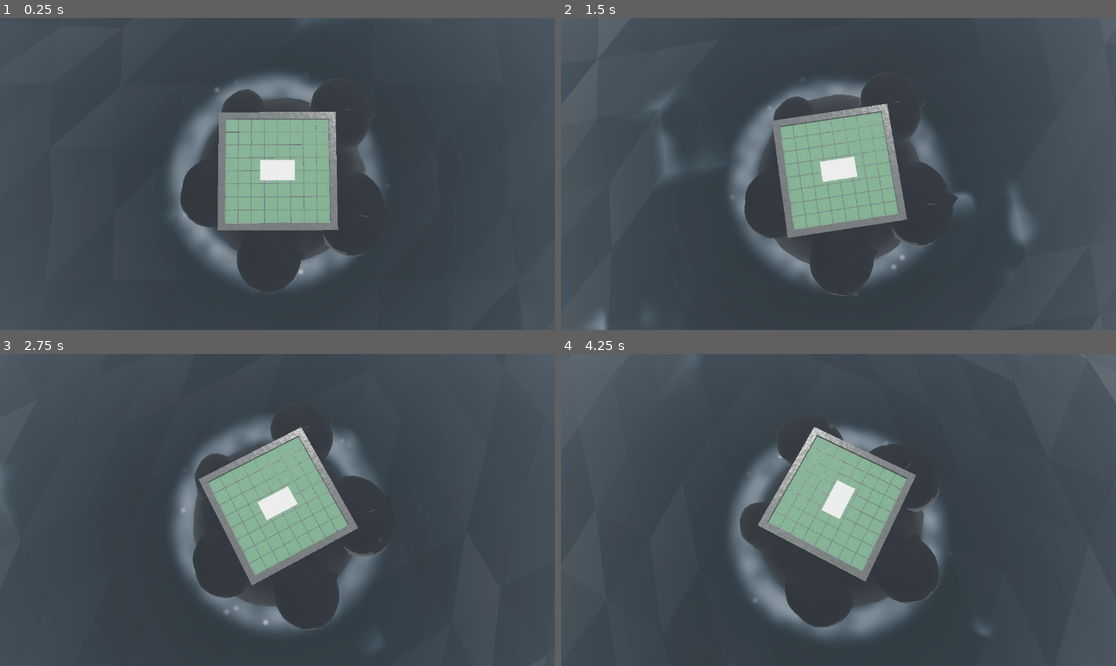
Above: before the commit, frames 1-4 (two rows, left to right).
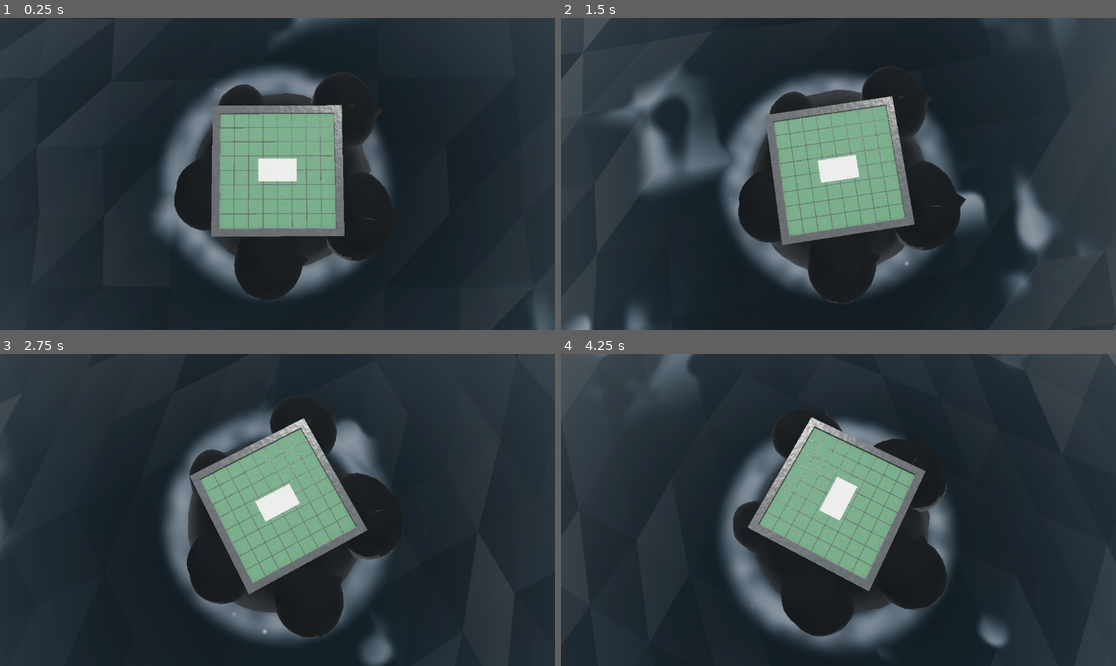
Above: after the commit, the same moments.

Repository: jop3/game-builder
Game: Godot game, scene res://othello.tscn
Same seed, same stepped clock (60 frames per second), same inputs: the game is played once before the commit and once after it.
Inputs:
- Up to frame 1 (0.25 s): no input
- Up to frame 2 (1.5 s): no input
- Up to frame 3 (2.75 s): no input
- Up to frame 4 (4.25 s): no input

The runs differ from the first frame. In frame 1, 82% of the frame differs, in the area x 0-100%, y 0-100%; in frame 2, 71%; in frame 3, 83%; in frame 4, 79%.

Commit message:
arena-referens-tuning: lågt subtilt skum (döljer ej pelaren), tunnare dis (hav+himmel behåller färg), moln ner mot horisonten, fler vitkammar, kameran indragen

Diff:
--- a/examples/othello/game/othello.gd
+++ b/examples/othello/game/othello.gd
@@ -64,9 +64,9 @@
 const SHOW_TRAYS := false  # ö-arenan: brädet ensamt på piedestalen (som referensen)
 const CAM_CENTER := Vector3(0.0, 0.34, 0.0)   # mellan brädet (~0.5) och vattnet
 const CAM_EL_TOP := 86.0   # ° elevation vid start (nästan rakt ovanför)
-const CAM_EL_END := 22.0   # ° elevation vid landning (låg → havet + horisont bakom)
-const CAM_D_TOP := 1.25    # kameraavstånd uppe
-const CAM_D_END := 1.30    # kameraavstånd nere (tillbakadragen så horisonten ryms)
+const CAM_EL_END := 25.0   # ° elevation vid landning (låg → havet + horisont bakom)
+const CAM_D_TOP := 1.15    # kameraavstånd uppe
+const CAM_D_END := 1.06    # kameraavstånd nere (brädet + piedestalen större i bild)
 const CAM_SPINS := 1.5     # antal varv runt bordet under nedstigningen
 
 # --- drama vid stora vändningskaskader ---
@@ -243,10 +243,12 @@
 
 # ett vitt skumstänk vid klippkanten som slungas upp/utåt (fejkad krossande våg)
 func _spawn_spray(seedv: int) -> void:
+	# lågt vitt skum vid klippans vattenlinje — små fläckar som poppar och tonas
+	# ut nära vattnet (ALDRIG upp längs pelaren), så piedestalen aldrig döljs
 	var a: float = _nrand(seedv * 7 + 3) * PI
-	var rr: float = ISLAND_R * (0.92 + 0.12 * absf(_nrand(seedv * 7 + 11)))
+	var rr: float = ISLAND_R * (0.94 + 0.12 * absf(_nrand(seedv * 7 + 11)))
 	var mi := MeshInstance3D.new()
-	var q := QuadMesh.new(); q.size = Vector2(0.06, 0.06)
+	var q := QuadMesh.new(); q.size = Vector2(0.045, 0.045)
 	mi.mesh = q
 	var m := StandardMaterial3D.new()
 	m.shading_mode = BaseMaterial3D.SHADING_MODE_UNSHADED
@@ -254,13 +256,13 @@
 	m.billboard_mode = BaseMaterial3D.BILLBOARD_ENABLED
 	m.albedo_texture = _puff_tex
 	mi.material_override = m
-	mi.position = Vector3(rr * sin(a), SEA_Y + 0.02, rr * cos(a))
+	mi.position = Vector3(rr * sin(a), SEA_Y + 0.01, rr * cos(a))
 	add_child(mi)
-	var up: float = 0.32 + 0.22 * absf(_nrand(seedv * 7 + 17))   # slungas uppåt
-	var out: float = 0.06 + 0.05 * absf(_nrand(seedv * 7 + 23))
+	var up: float = 0.06 + 0.06 * absf(_nrand(seedv * 7 + 17))    # bara ett litet lyft
+	var out: float = 0.05 + 0.05 * absf(_nrand(seedv * 7 + 23))
 	var vel := Vector3(sin(a) * out, up, cos(a) * out)
-	_puffs.append({"n": mi, "m": m, "t": 0.0, "dur": 0.5 + 0.25 * absf(_nrand(seedv * 7 + 5)),
-		"vel": vel, "col": Color(0.95, 0.97, 1.0), "a0": 0.85})
+	_puffs.append({"n": mi, "m": m, "t": 0.0, "dur": 0.32 + 0.16 * absf(_nrand(seedv * 7 + 5)),
+		"vel": vel, "col": Color(0.95, 0.97, 1.0), "a0": 0.8})
 
 # animera alla dramaeffekter för hand (deterministiskt, drivet av dt)
 func _update_fx(dt: float) -> void:
@@ -298,7 +300,7 @@
 		alive.append(pf)
 	_puffs = alive
 	# kontinuerligt skum/stänk där vågorna slår mot klippan (fejkat, dt-drivet)
-	if _frame % 2 == 0:
+	if _frame % 4 == 0:
 		_spawn_spray(_frame)
 	# blixt: en snabb dubbelblink-envelope som lyser upp scen + himmel
 	if _bolt_t < _bolt_dur:
@@ -601,8 +603,8 @@
 	e.tonemap_mode = Environment.TONE_MAPPER_AGX
 	e.tonemap_white = 2.0
 	e.fog_enabled = true
-	e.fog_light_color = Color(0.70, 0.76, 0.82)   # ljus dis (dagsljus) → havet smälter in
-	e.fog_density = 0.05
+	e.fog_light_color = Color(0.72, 0.78, 0.84)   # ljus dis vid horisonten
+	e.fog_density = 0.014                   # lätt dis — havet/himlen behåller färg
 	e.fog_sky_affect = 0.0                 # låt shader-himlen stå för horisonten
 	e.glow_enabled = true
 	e.glow_intensity = 0.12
--- a/examples/othello/game/sea.gdshader
+++ b/examples/othello/game/sea.gdshader
@@ -51,7 +51,7 @@
 
 	// vitkammar: skum på topparna, uppbrutet av brus så det inte blir jämna band
 	float fnoise = vnoise(v_wpos.xz * 6.0 + vec2(t * 0.15, -t * 0.1));
-	float crest = smoothstep(0.35, 0.85, v_h) * smoothstep(0.35, 0.75, fnoise);
+	float crest = smoothstep(0.24, 0.7, v_h) * smoothstep(0.32, 0.7, fnoise);
 	// skumkrage där havet bryter mot ön
 	float d = length(v_wpos.xz);
 	float shore = smoothstep(island_r + 0.14, island_r - 0.02, d)
--- a/examples/othello/game/sky.gdshader
+++ b/examples/othello/game/sky.gdshader
@@ -32,7 +32,7 @@
 	// projicera blickriktningen på ett molnplan
 	vec2 uv = EYEDIR.xz / (EYEDIR.y + 0.35);
 	float mask = fbm(uv * 1.5 + vec2(t * 0.02, t * 0.012));
-	mask = smoothstep(0.42, 0.82, mask) * smoothstep(0.02, 0.20, EYEDIR.y);   // mer molntäcke
+	mask = smoothstep(0.40, 0.74, mask) * smoothstep(-0.06, 0.10, EYEDIR.y);   // moln ända ner mot horisonten
 	vec3 cloud = mix(cloud_dark, cloud_light, fbm(uv * 3.0 + 5.0));
 	cloud += flash * 0.8;                       // blixten lyser upp molnen
 	COLOR = mix(base + flash * 0.25, cloud, mask);
